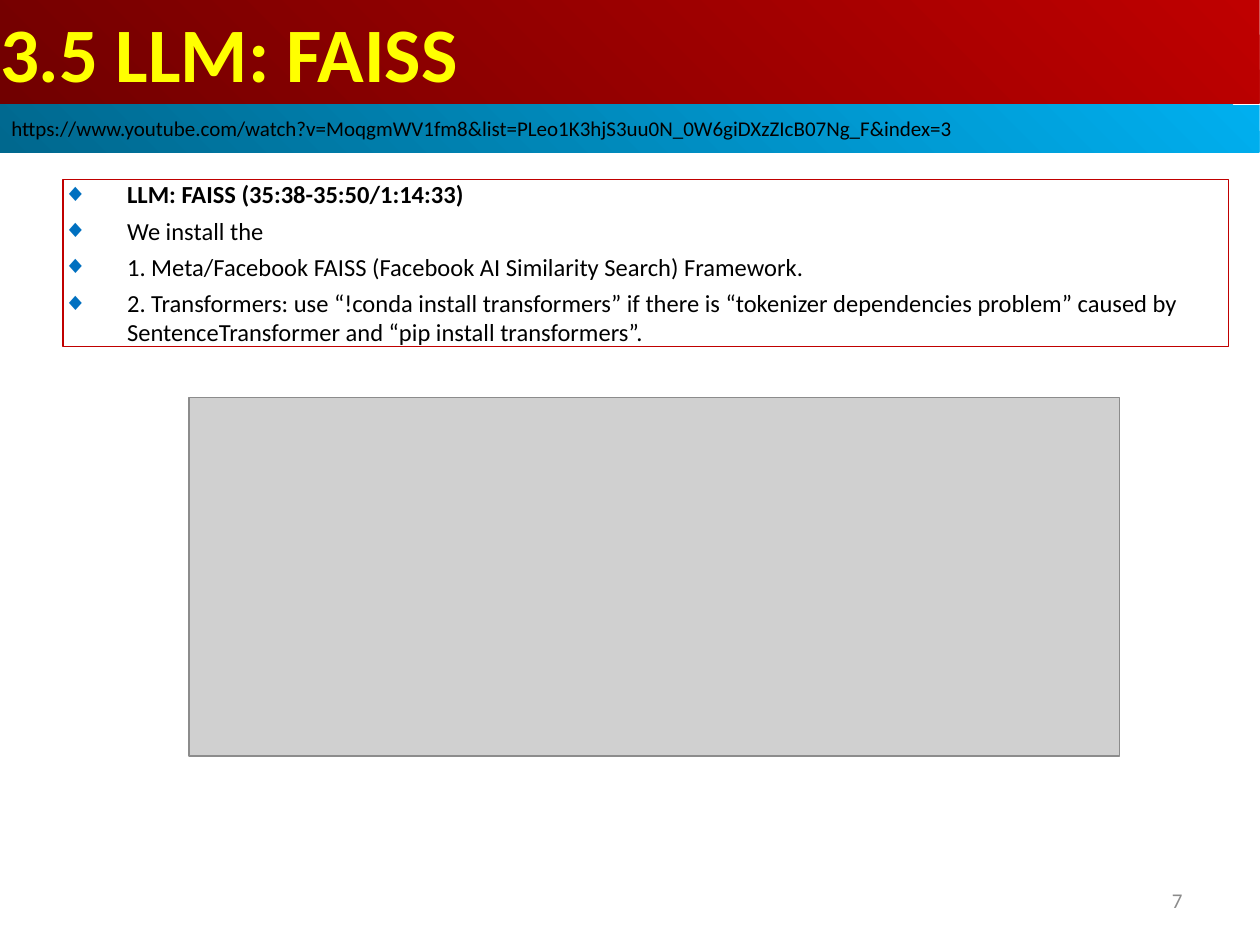
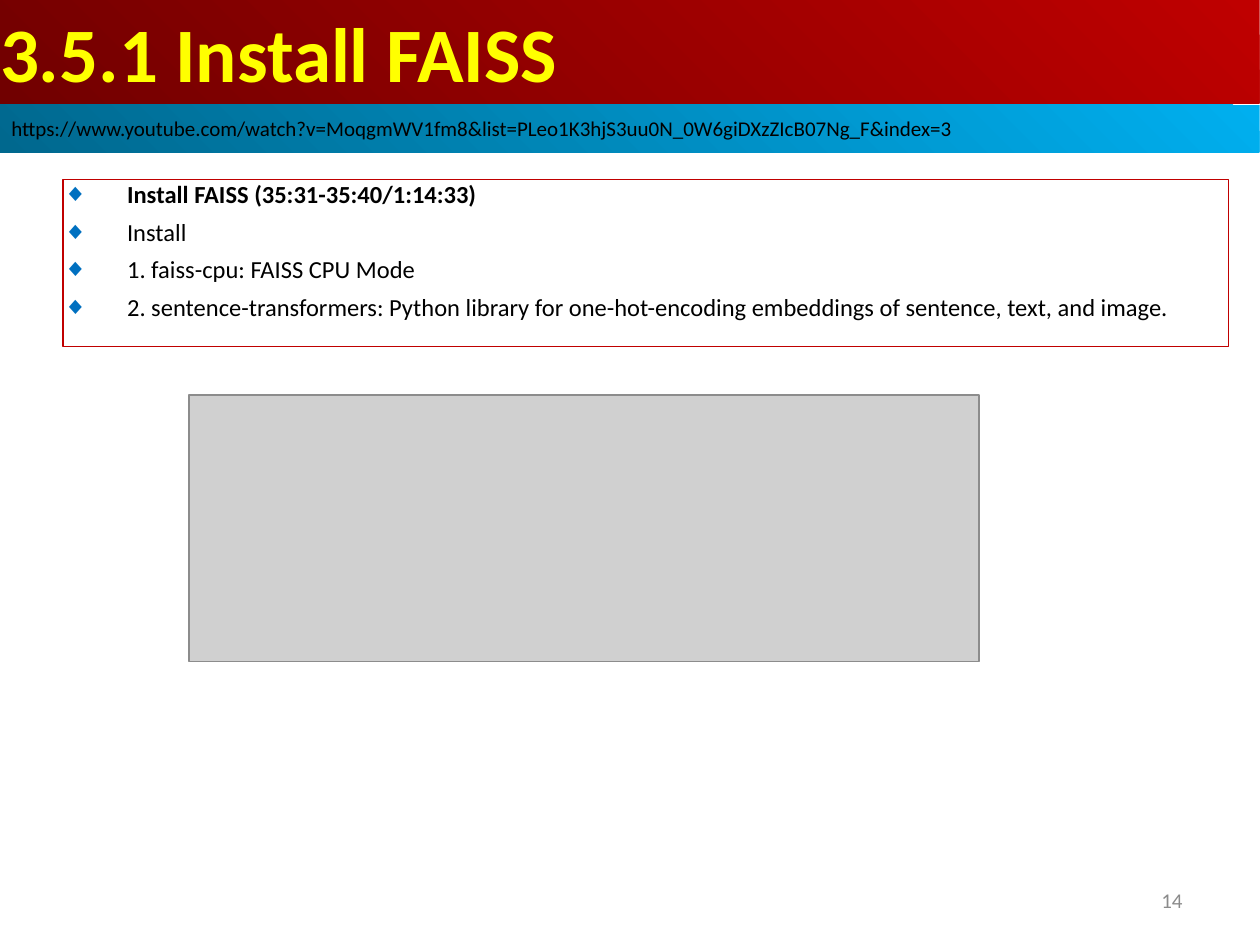
Before and after one commit to peterhchen/AIU_CS515_LLM, a slide deck: slide 14 of 810_LangChain_CB/003.04_05_TextSplit_FAISS/001_Video/03.05_FAISS.ppt (slide 7 before the commit). Drawn at 1260x945 pixels with LibreOffice and Linux fonts; fonts in the diff are those of the drawing; grey boxes stand for pictures. Boxes give left, top, right and bottom in pixels: in the first picture for what was removed or moved away, otherwise in the second. Text is boxed around its words. In the diff, an @@ line names an element or a change of style, - is before the commit and + after.

Commit message:
FAISS Similarity Search
1. In the FAISS database, the text string are totally different from the user input quesiton
2. But we still can find the answer with the Similarity Search

```diff
--- a/810_LangChain_CB/003.04_05_TextSplit_FAISS/001_Video/03.05_FAISS.ppt
+++ b/810_LangChain_CB/003.04_05_TextSplit_FAISS/001_Video/03.05_FAISS.ppt
@@ text in rectangle at (0, 28, 557, 83): text changed @@
-3.5 LLM: FAISS
+3.5.1 Install FAISS
@@ text in rectangle at (127, 185, 1168, 321): text changed @@
-◆ LLM: FAISS (35:38-35:50/1:14:33)
-◆ We install the
-◆ 1. Meta/Facebook FAISS (Facebook AI Similarity Search) Framework.
-◆ 2. Transformers: use “!conda install transformers” if there is “tokenizer dependencies problem” caused by SentenceTransformer and “pip install transformers”.
+◆ Install FAISS (35:31-35:40/1:14:33)
+◆ Install
+◆ 1. faiss-cpu: FAISS CPU Mode
+◆ 2. sentence-transformers: Python library for one-hot-encoding embeddings of sentence, text, and image.
@@ picture: place and size @@
-picture at (189, 398, 1119, 756)
+picture at (189, 396, 979, 662)
@@ page number at (1161, 894, 1182, 908): text changed @@
-7
+14
```
Also in this commit, not shown: 15 other slides changed, 27 slides added, 2 slides removed.
